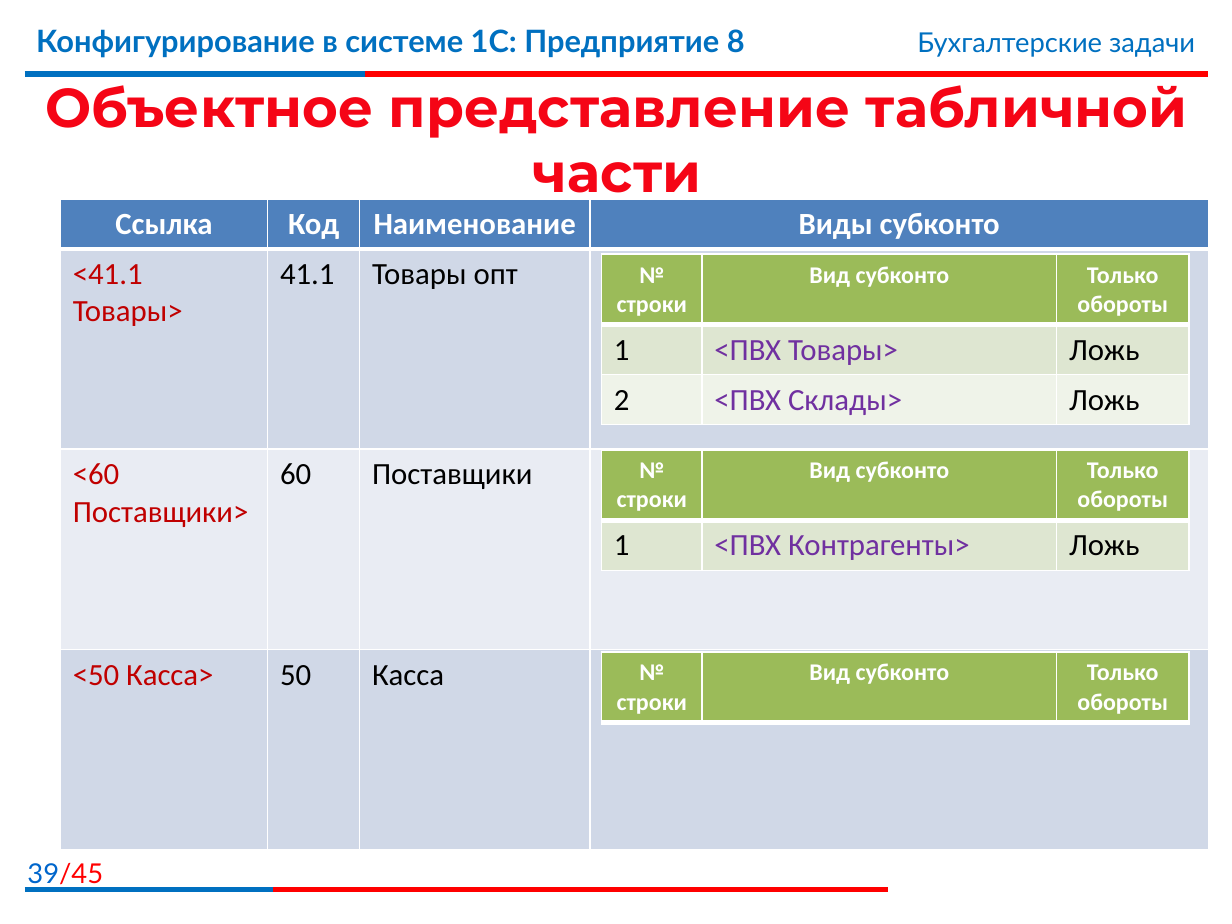
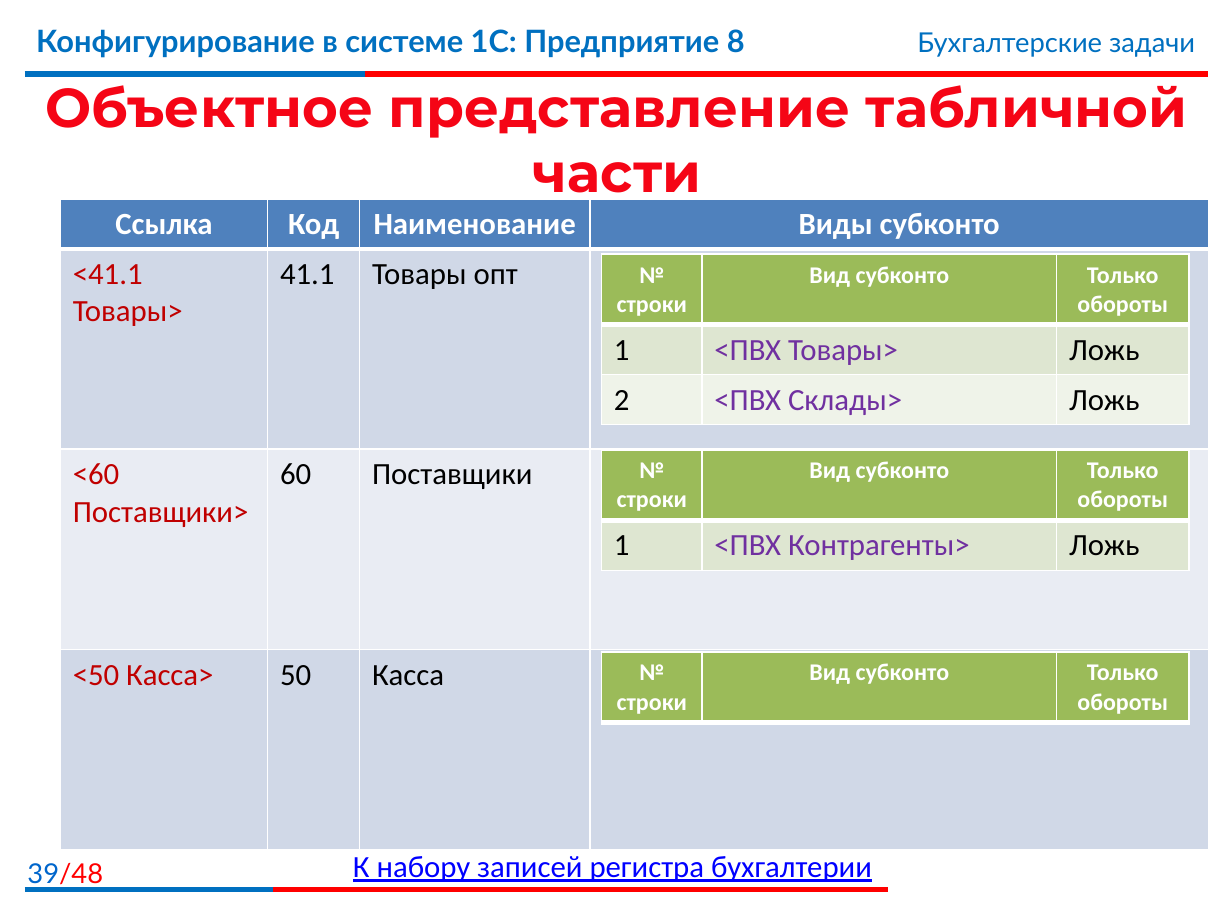
Before and after one commit to bestteacher-1c/documents_compl_kurs, a slide deck: slide 39 of Занятие_13/Иллюстрации_13.pptx. Drawn at 1232x924 pixels with LibreOffice and Linux fonts; fonts in the diff are those of the drawing; background and template pictures are left out. Boxes give left, top, right and bottom in pixels: in the first picture for what was removed or moved away, otherwise in the second. Text is boxed around its words. In the diff, an @@ line names an element or a change of style, - is before the commit and + after.

```diff
--- a/Занятие_13/Иллюстрации_13.pptx
+++ b/Занятие_13/Иллюстрации_13.pptx
@@ page number at <box>27,863,103,889</box>: text changed @@
-39/45
+39/48
@@ text added at <box>353,856,872,882</box>, 18 pt, text #0000FF, underline @@
+К набору записей регистра бухгалтерии
```
Also in this commit, not shown: 1 other slide changed, 50 other files.
